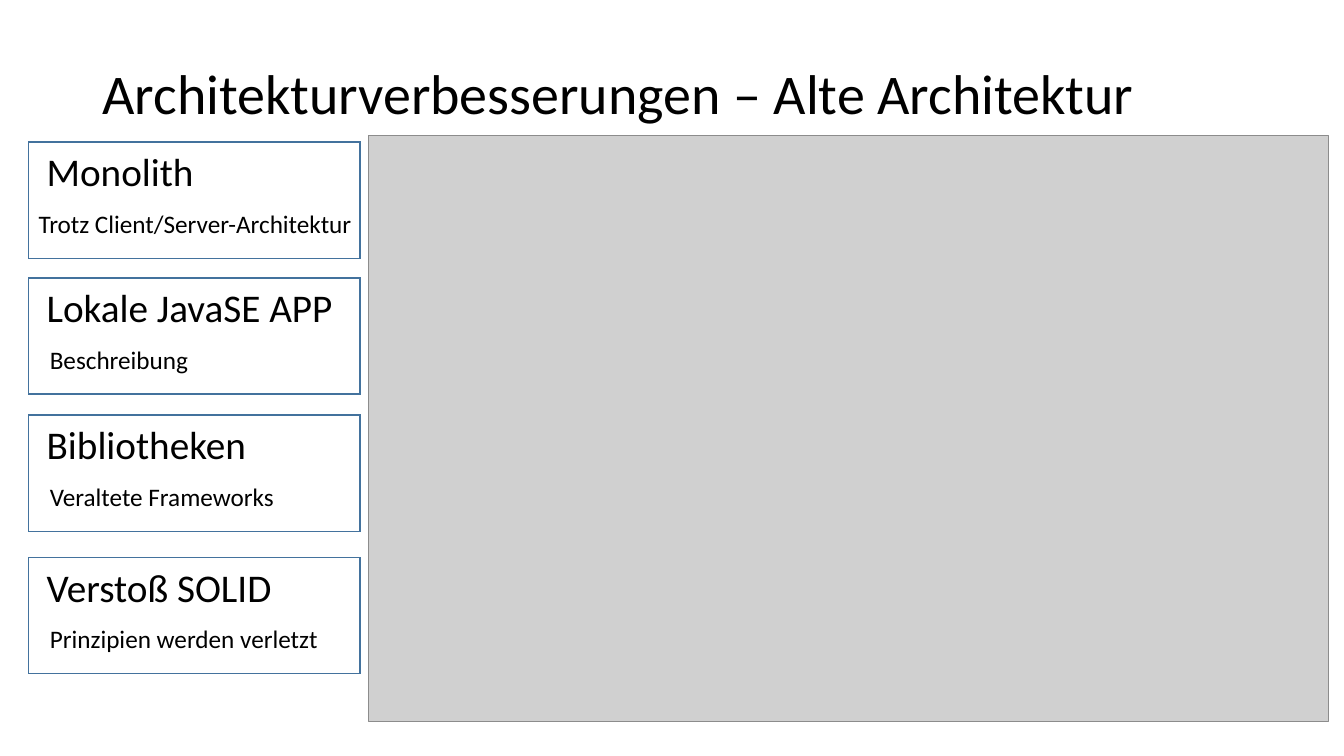
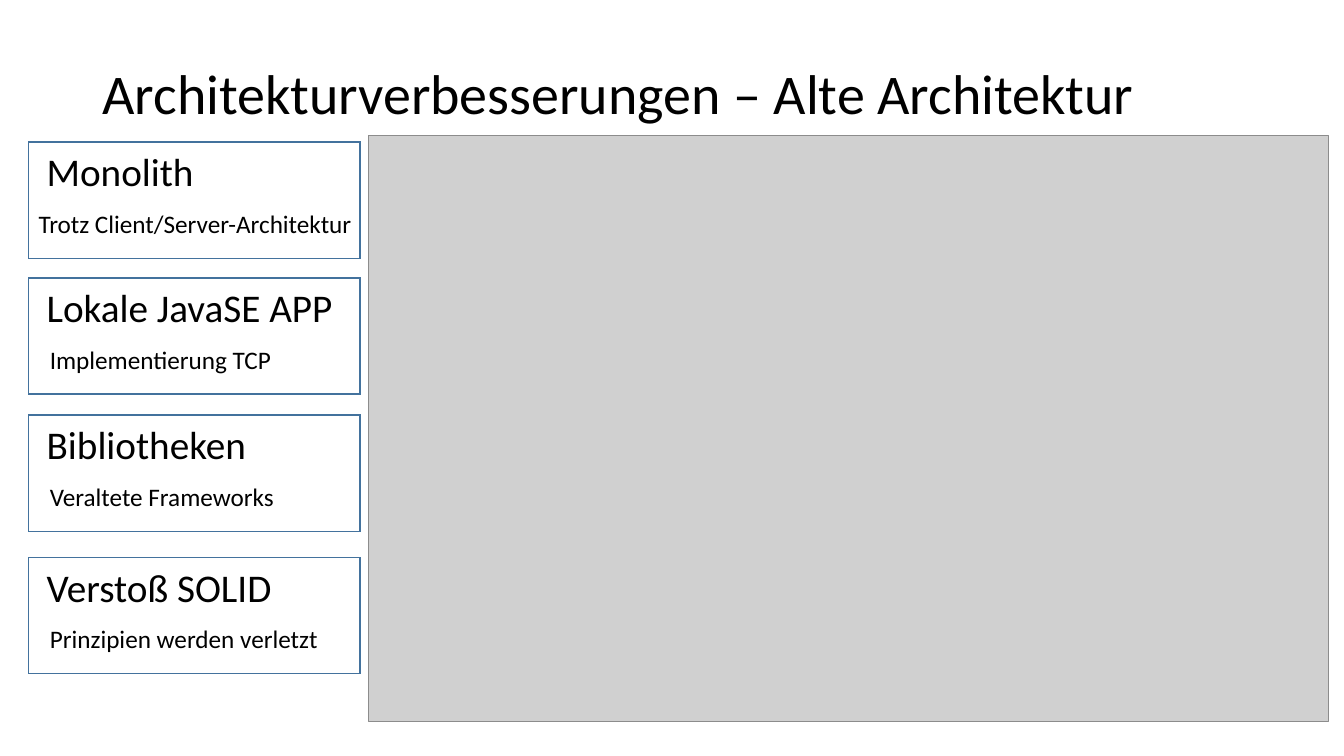
Before and after one commit to chrissike/chatapplication, a slide deck: slide 5 of dokumentation/vortrag.pptx. Drawn at 1344x756 pixels with LibreOffice and Linux fonts; fonts in the diff are those of the drawing; grey boxes stand for pictures; background and template pictures are left out. Boxes give left, top, right and bottom in pixels: in the first picture for what was removed or moved away, otherwise in the second. Text is boxed around its words. In the diff, an @@ line names an element or a change of style, - is before the commit and + after.

```diff
--- a/dokumentation/vortrag.pptx
+++ b/dokumentation/vortrag.pptx
@@ text at (50, 351, 271, 374): text changed @@
-Beschreibung
+Implementierung TCP
```
Also in this commit, not shown: 3 other slides changed, 4 other files.
